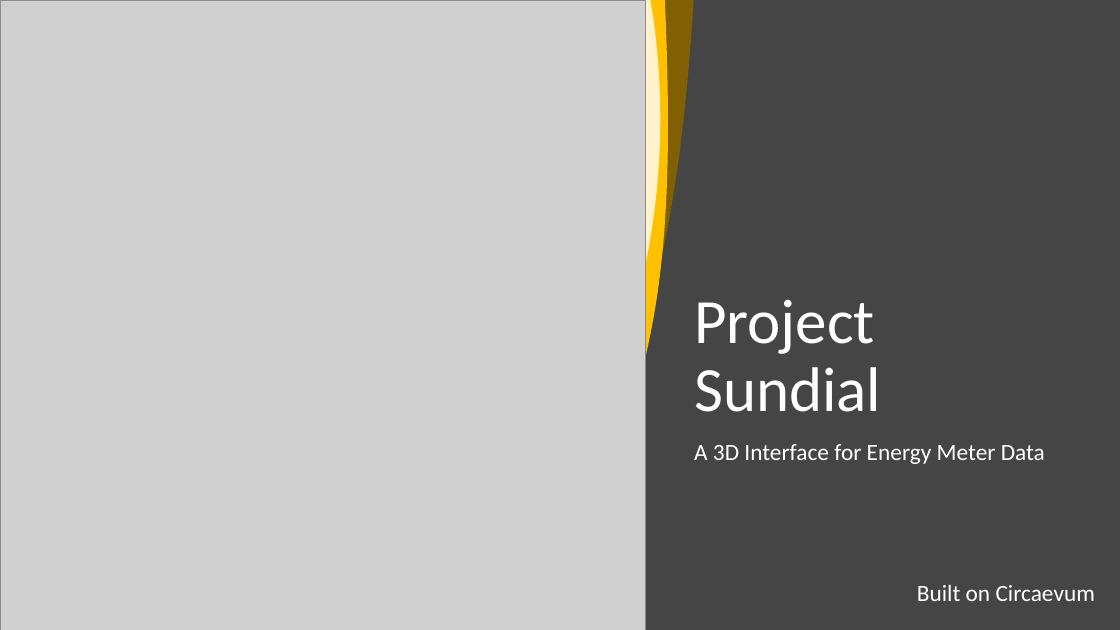
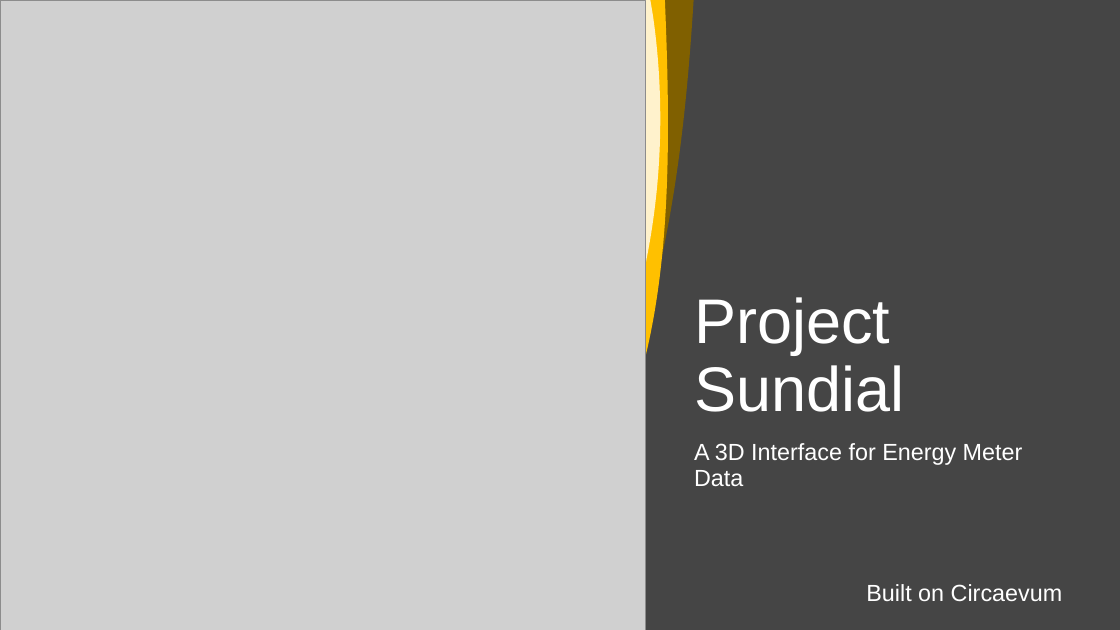
Before and after one commit to Circaevum/Sundial, a slide deck: slide 1 of Notes/Slide Deck.pptx. Drawn at 1120x630 pixels with LibreOffice and Linux fonts; fonts in the diff are those of the drawing; grey boxes stand for pictures. Boxes give left, top, right and bottom in pixels: in the first picture for what was removed or moved away, otherwise in the second. Text is boxed around its words. In the diff, an @@ line names an element or a change of style, - is before the commit and + after.

```diff
--- a/Notes/Slide Deck.pptx
+++ b/Notes/Slide Deck.pptx
@@ font Calibri to Arial in 3 elements at box(694, 297, 904, 412), box(694, 443, 1023, 486), box(866, 584, 1063, 601) @@
@@ text "Built on Circaevum": place and size @@
-text "Built on Circaevum" at box(917, 585, 1095, 601)
+text "Built on Circaevum" at box(866, 584, 1063, 601)
```
Also in this commit, not shown: 1 other slide changed, 5 slides added, 4 other files.
